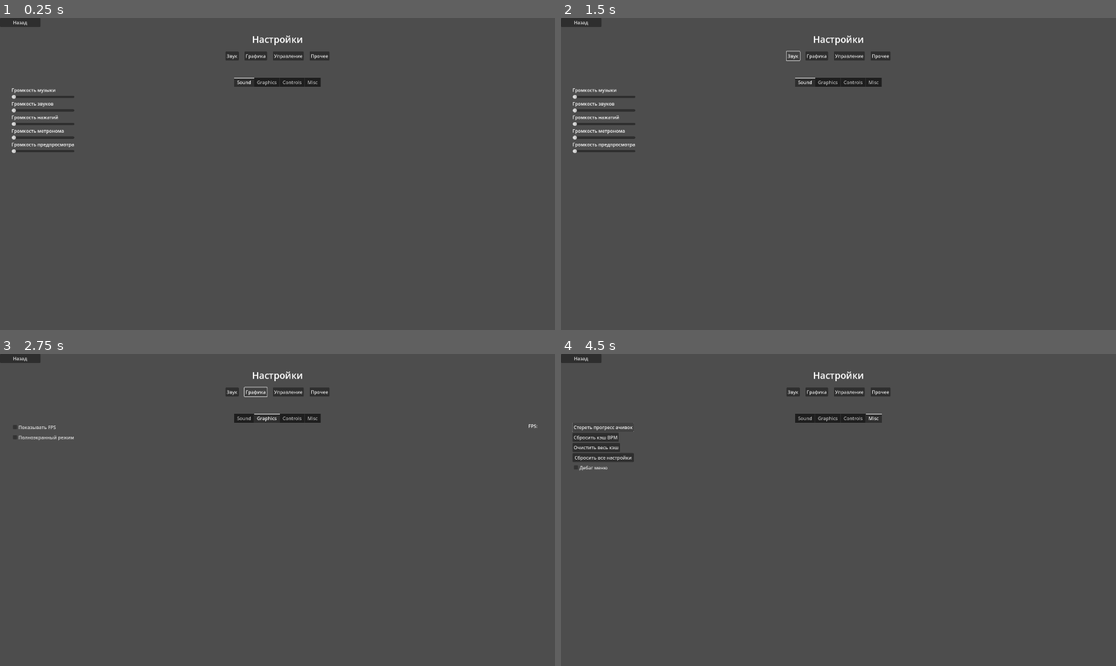
Above: before the commit, frames 1-4 (two rows, left to right).
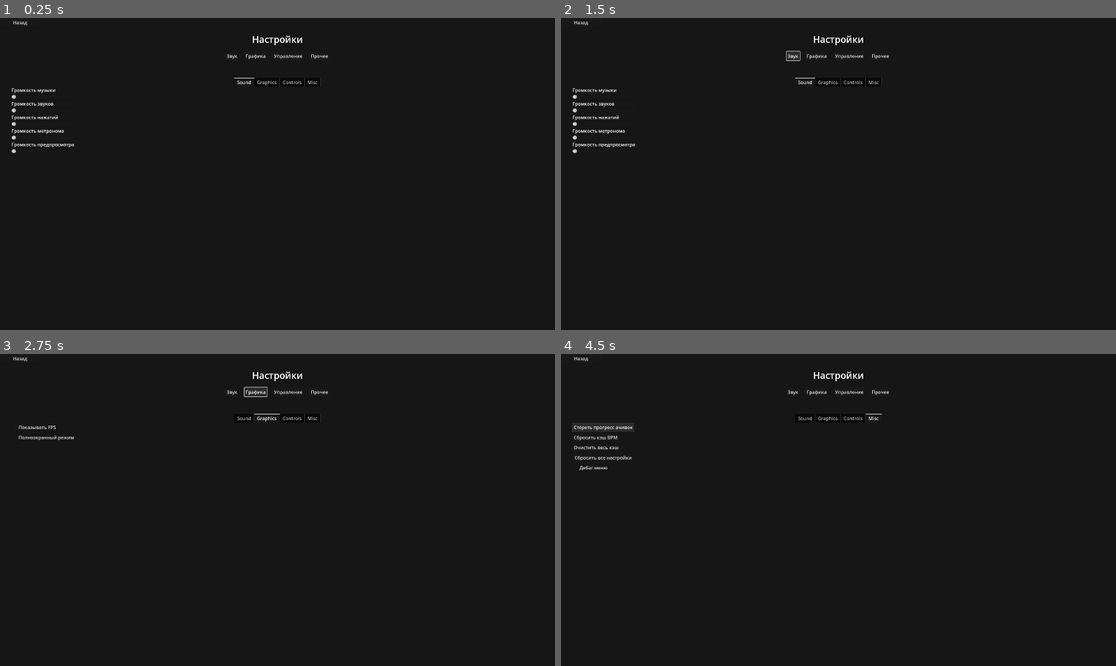
Above: after the commit, the same moments.

Repository: abletoburntheweb/RhythmFall
Game: Godot game, scene res://scenes/settings_menu/settings_menu.tscn
Two runs of this game, one before a commit and one after it. Both use one fixed random seed, a clock stepped at 60 frames per second and the inputs below. This scene is started directly instead of the project's main scene.
Inputs:
- Up to frame 1 (0.25 s): no input
- Up to frame 2 (1.5 s): click "Назад" at 0.5 s; click "Звук" at 1.25 s
- Up to frame 3 (2.75 s): click "Графика" at 2 s
- Up to frame 4 (4.5 s): click "Управление" at 2.75 s; click "Прочее" at 3.5 s; click "Стереть прогресс ачивок" at 4.25 s

The runs differ from the first frame. In frame 1, 98% of the frame differs, in the area x 0-100%, y 0-100%; in frame 2, 98%; in frame 3, 99%; in frame 4, 98%.

Commit message:
add background to settings

Diff:
--- a/scenes/settings_menu/settings_menu.tscn
+++ b/scenes/settings_menu/settings_menu.tscn
@@ -12,7 +12,6 @@
 script = ExtResource("1_j78aw")
 
 [node name="Background" type="ColorRect" parent="."]
-visible = false
 custom_minimum_size = Vector2(1920, 1080)
 layout_mode = 0
 offset_right = 1920.0
--- a/scenes/settings_menu/tabs/graphics_tab.tscn
+++ b/scenes/settings_menu/tabs/graphics_tab.tscn
@@ -23,11 +23,3 @@
 [node name="FullscreenCheckBox" type="CheckBox" parent="ContentVBox"]
 layout_mode = 2
 text = "Полноэкранный режим"
-
-[node name="FPSLabel" type="Label" parent="."]
-layout_mode = 0
-offset_left = 1780.0
-offset_right = 1820.0
-offset_bottom = 23.0
-text = "FPS:"
-horizontal_alignment = 2
